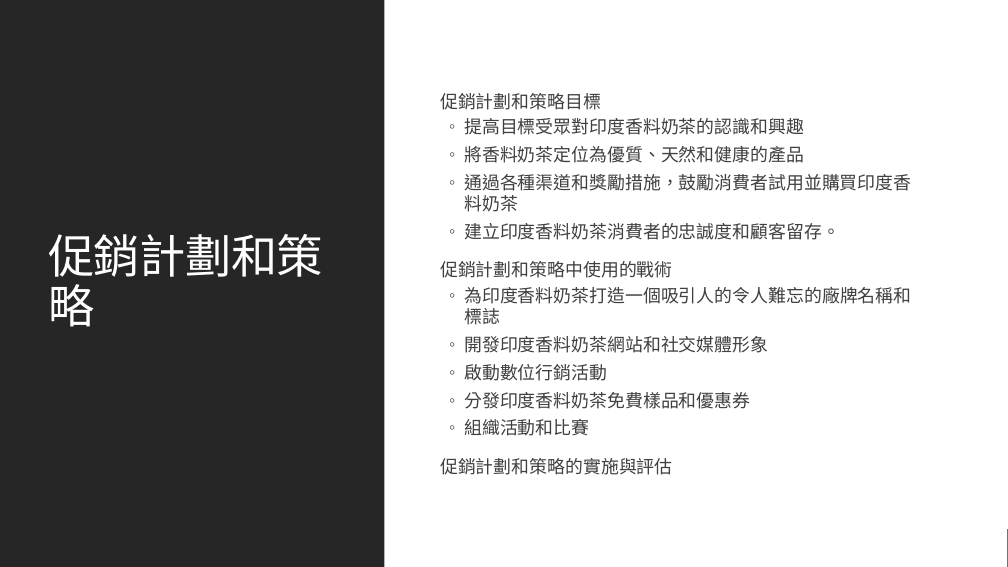
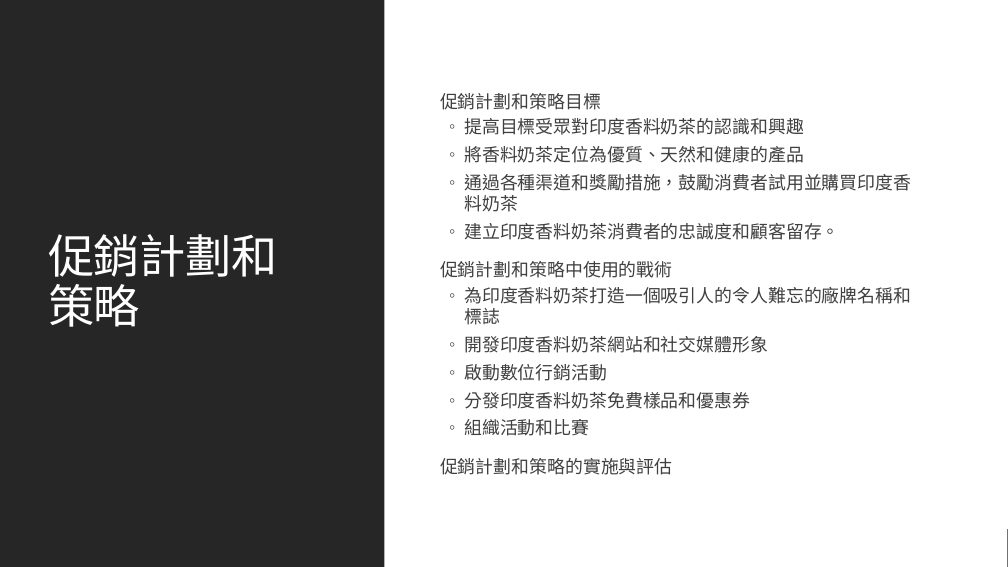
Before and after one commit to MicrosoftLearning/MS-4004-Empower-workforce-copilot-use-cases.zh-tw, a slide deck: slide 11 of ResourceFiles/Mystic Spice Premium Chai Market Analysis Presentation.pptx. Drawn at 1008x567 pixels with LibreOffice and Linux fonts; fonts in the diff are those of the drawing. Boxes give left, top, right and bottom in pixels: in the first picture for what was removed or moved away, otherwise in the second. Text is boxed around its words. In the diff, an @@ line names an element or a change of style, - is before the commit and + after.

```diff
--- a/ResourceFiles/Mystic Spice Premium Chai Market Analysis Presentation.pptx
+++ b/ResourceFiles/Mystic Spice Premium Chai Market Analysis Presentation.pptx
@@ title "促銷計劃和策略" rewrapped from (48,234,323,327) to (48,234,277,327) @@
```
Also in this commit, not shown: 10 other slides changed, 36 other files.
